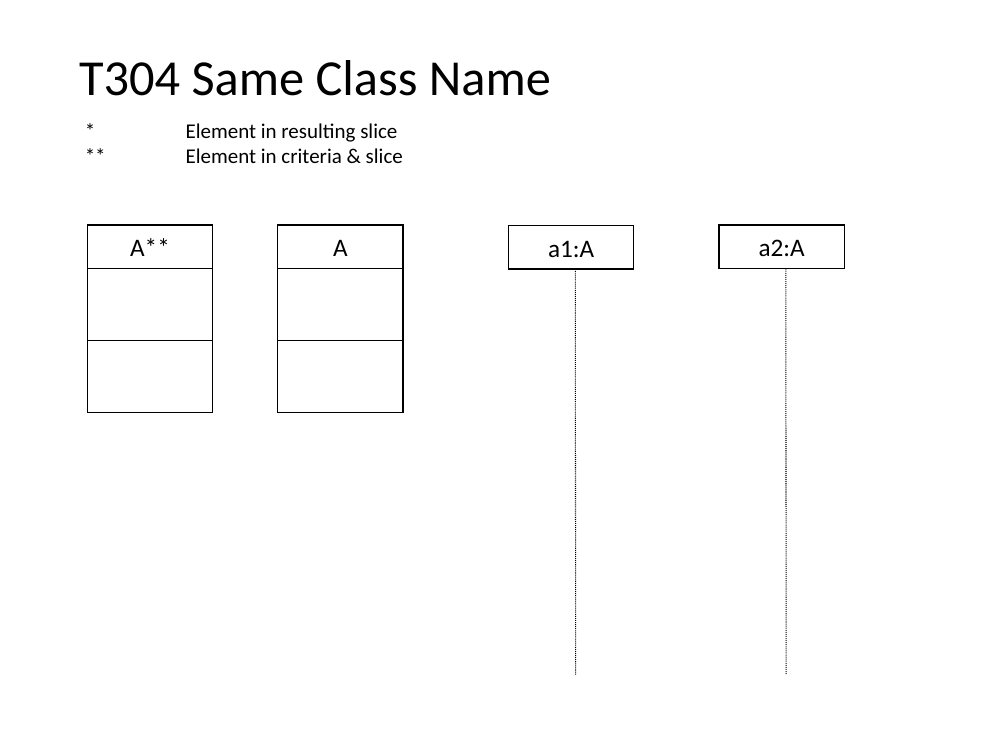
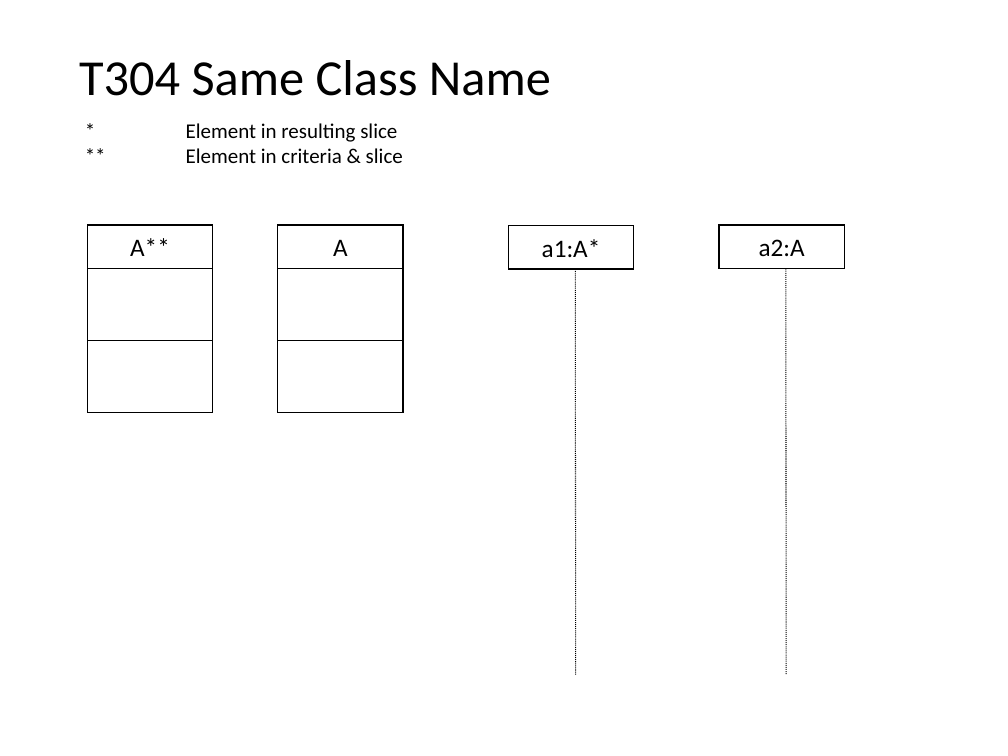
Before and after one commit to nlsfung/MMINT_Examples, a slide deck: slide 20 of SDSliceTestSuite/TestSuite.ppt. Drawn at 1008x756 pixels with LibreOffice and Linux fonts; fonts in the diff are those of the drawing. Boxes give left, top, right and bottom in pixels: in the first picture for what was removed or moved away, otherwise in the second. Text is boxed around its words. In the diff, an @@ line names an element or a change of style, - is before the commit and + after.

```diff
--- a/SDSliceTestSuite/TestSuite.ppt
+++ b/SDSliceTestSuite/TestSuite.ppt
@@ text in rectangle at [542, 239, 601, 257]: text changed @@
-a1:A
+a1:A*
```
Also in this commit, not shown: 1 other slide changed, 1 other file.
